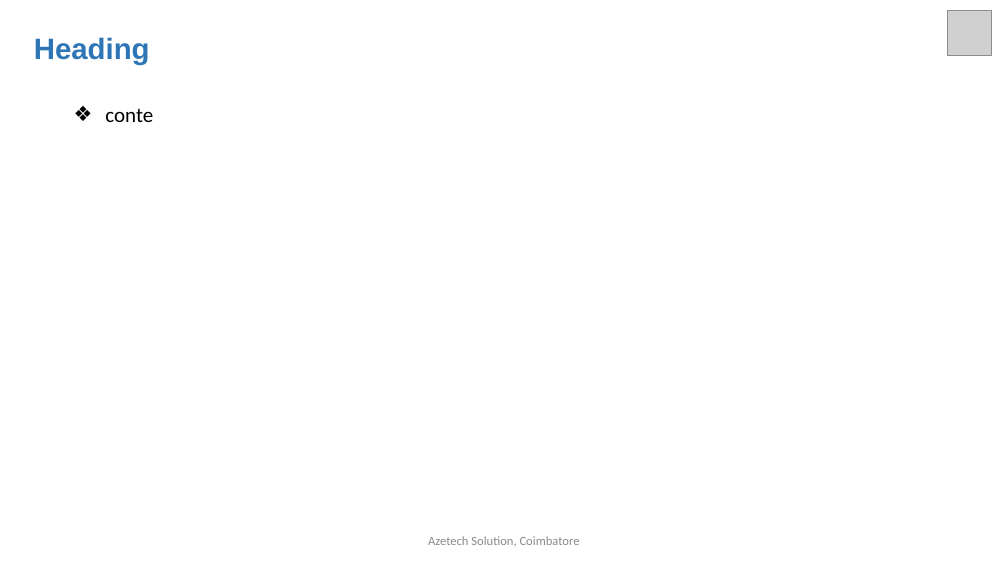
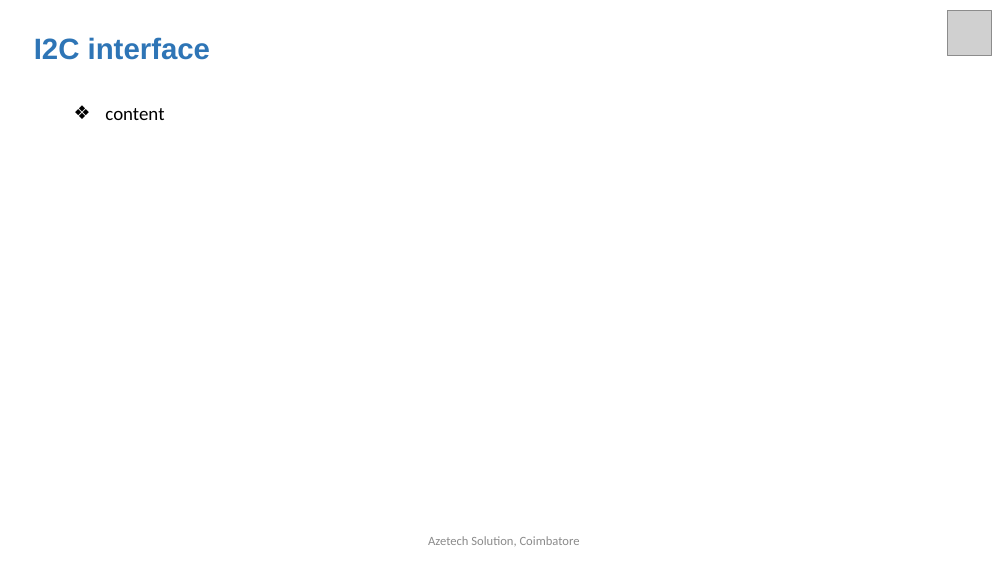
Before and after one commit to arulnelson/AZETECH-CLASS-NOTES, a slide deck: slide 17 of STM32_DOCS/I2C_in_STM32.pptx (slide 13 before the commit). Drawn at 1008x567 pixels with LibreOffice and Linux fonts; fonts in the diff are those of the drawing; grey boxes stand for pictures. Boxes give left, top, right and bottom in pixels: in the first picture for what was removed or moved away, otherwise in the second. Text is boxed around its words. In the diff, an @@ line names an element or a change of style, - is before the commit and + after.

```diff
--- a/STM32_DOCS/I2C_in_STM32.pptx
+++ b/STM32_DOCS/I2C_in_STM32.pptx
@@ text at (34,37,210,60): text changed @@
-Heading
+I2C interface
@@ text at (105,108,164,120): text changed; size 20 to 18 pt @@
-❖ conte
+❖ content
```
Also in this commit, not shown: 10 other slides changed, 5 slides added.
